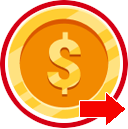
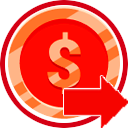
Before/after of a 128×129 layered artwork. What changed in the layer stack:
painted on "Livello 3" over [64, 76, 128, 128]
painted on "Livello 1" over [8, 6, 120, 119]